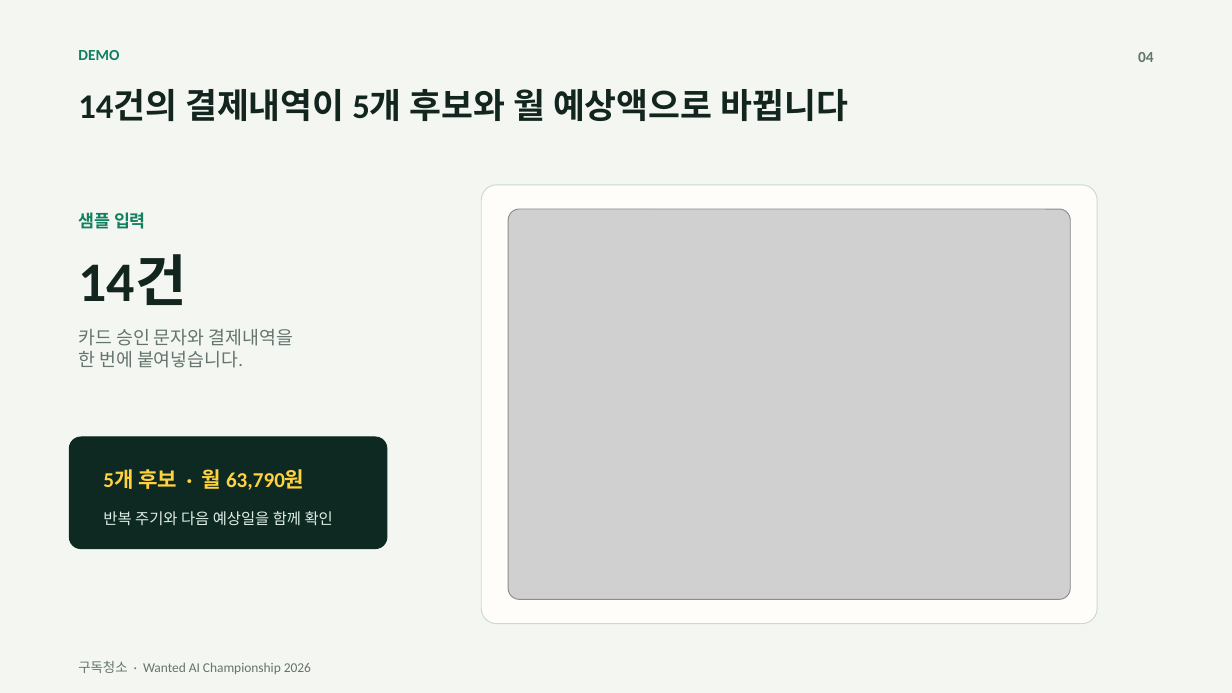
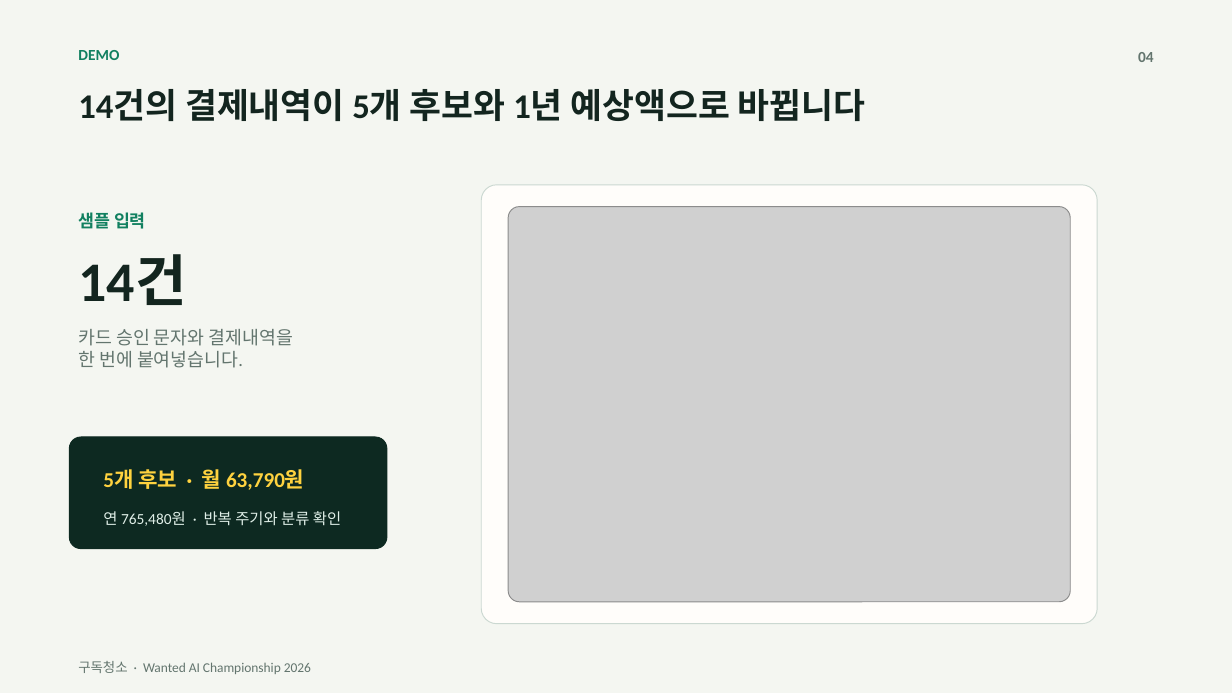
Before and after one commit to Ryui93/Subscription_Cleaning, a slide deck: slide 4 of deliverables/subscription-cleaning-wanted-ai-championship-2026.pptx. Drawn at 1232x693 pixels with LibreOffice and Linux fonts; fonts in the diff are those of the drawing; grey boxes stand for pictures. Boxes give left, top, right and bottom in pixels: in the first picture for what was removed or moved away, otherwise in the second. Text is boxed around its words. In the diff, an @@ line names an element or a change of style, - is before the commit and + after.

```diff
--- a/deliverables/subscription-cleaning-wanted-ai-championship-2026.pptx
+++ b/deliverables/subscription-cleaning-wanted-ai-championship-2026.pptx
@@ text at [78,89,866,121]: text changed @@
-14건의 결제내역이 5개 후보와 월 예상액으로 바뀝니다
+14건의 결제내역이 5개 후보와 1년 예상액으로 바뀝니다
@@ picture: place and size @@
-picture at [508,209,1070,599]
+picture at [508,207,1070,603]
@@ text at [103,511,341,526]: text changed @@
-반복 주기와 다음 예상일을 함께 확인
+연 765,480원 · 반복 주기와 분류 확인
```
Also in this commit, not shown: 4 other slides changed, 8 other files.
